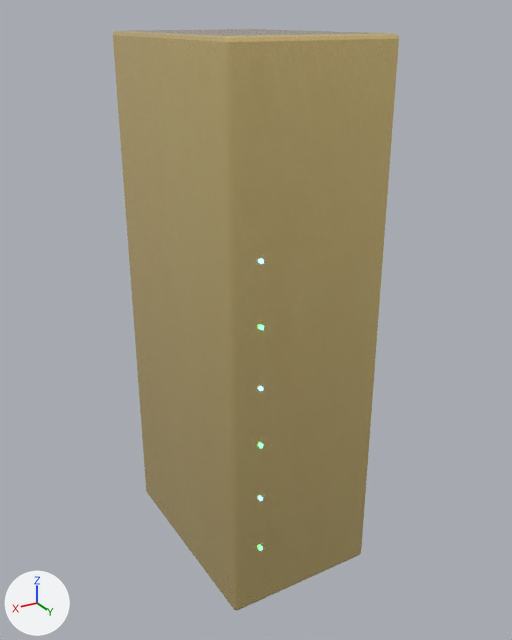
One commit to the glTF model unity/Assets/Art/BlenderBaked/prop-server-rack/mesh_prop-server-rack.glb: the scene before it, then after it.
One viewpoint serves both versions: a 50 mm lens placed at (1.22, 2.1, 1.97), pointed at (-0.02, 0.04, 0.94). Every picture has the same lights, and +X, +Y and +Z are marked at lower left. The first picture is the older version. Vertices at exactly the same position are counted once.

Before the edit, the objects in view are built like this:
```python
mat_m_prop_rack_led_blue = principled_material('M_prop_rack_led_blue')
mat_m_prop_rack_led_blue.base_color = (0.18, 0.45, 0.92)  # blue #76b3f6
mat_m_prop_rack_led_blue.emission_color = (0.196, 0.489, 1.0)  # blue #7abaff
mat_m_prop_rack_led_blue.emission_strength = 3.22
mat_m_prop_rack_led_green = principled_material('M_prop_rack_led_green')
mat_m_prop_rack_led_green.base_color = (0.12, 0.82, 0.38)  # green #61eaa6
mat_m_prop_rack_led_green.emission_color = (0.146, 1.0, 0.463)  # green #6bffb5
mat_m_prop_rack_led_green.emission_strength = 2.87
me_cube = bpy.data.meshes.new('Cube')
me_cube.from_pydata(...)  # 920 vertices, 1758 faces; spans x -0.29..0.29, y -0.41..0.42, z 0.0..1.92
# faces by material slot: [972, 138, 324, 324]
me_cube.materials.append(mat_m_prop_rack_body_dark)
me_cube.materials.append(mat_m_prop_rack_glass)  # greyish blue #768190
me_cube.materials.append(mat_m_prop_rack_led_green)  # green #61eaa6, glowing green #6bffb5
me_cube.materials.append(mat_m_prop_rack_led_blue)  # blue #76b3f6, glowing blue #7abaff
ob_mesh_prop_server_rack = bpy.data.objects.new('mesh_prop-server-rack', me_cube)
ob_mesh_prop_server_rack.location = (0.0, 0.0, 0.0)
```
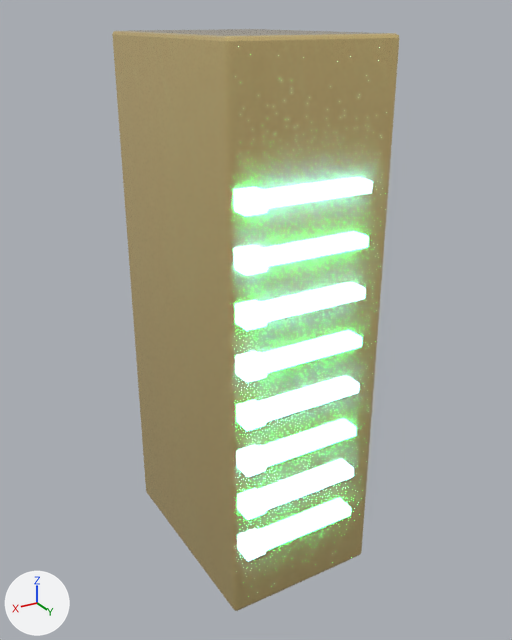
What changed in the scene script:
```text
Change mat_m_prop_rack_led_green:
    mat_m_prop_rack_led_green.emission_color: (0.146, 1.0, 0.463) -> (0.05, 1.0, 0.42)  # green #6bffb5 -> green #3fffad
    mat_m_prop_rack_led_green.emission_strength: 2.87 -> 32.0
Change mat_m_prop_rack_led_blue:
    mat_m_prop_rack_led_blue.emission_strength: 3.22 -> 32.0
Add mat_m_prop_rack_bay:
    mat_m_prop_rack_bay = principled_material('M_prop_rack_bay')
    mat_m_prop_rack_bay.base_color = (0.42, 0.46, 0.52)  # light grey #adb5bf
    mat_m_prop_rack_bay.metallic = 0.62
    mat_m_prop_rack_bay.roughness = 0.32
Add mat_m_prop_rack_slot:
    mat_m_prop_rack_slot = principled_material('M_prop_rack_slot')
    mat_m_prop_rack_slot.base_color = (0.02, 0.022, 0.028)  # black #27292f
    mat_m_prop_rack_slot.roughness = 0.55
Add mat_m_prop_rack_bay_light:
    mat_m_prop_rack_bay_light = principled_material('M_prop_rack_bay_light')
    mat_m_prop_rack_bay_light.base_color = (0.62, 0.66, 0.72)  # light grey #ced4dd
    mat_m_prop_rack_bay_light.metallic = 0.58
    mat_m_prop_rack_bay_light.roughness = 0.28
Change me_cube:
    used by ob_mesh_prop_server_rack; location = (0.0, 0.0, 0.0)
    remove me_cube.from_pydata(...)  # 920 vertices, 1758 faces; spans x -0.29..0.29, y -0.41..0.42, z 0.0..1.92
    add me_cube.from_pydata(...)  # 1432 vertices, 2652 faces; spans x -0.29..0.29, y -0.41..0.45, z 0.0..1.92
    me_cube part 1: a new loose piece, a box spanning x 0.185..0.255, y 0.404..0.444, z 0.422..0.484, in mat_m_prop_rack_led_green (green #3fffad, glowing green #3fffad)
    me_cube part 2: a new loose piece, a box spanning x -0.186..0.186, y 0.406..0.446, z 0.609..0.643, in mat_m_prop_rack_led_green (green #3fffad, glowing green #3fffad)
    me_cube part 3: a new loose piece, a box spanning x 0.185..0.255, y 0.404..0.444, z 0.768..0.83, in mat_m_prop_rack_led_green (green #3fffad, glowing green #3fffad)
    me_cube part 4: a new loose piece, a box spanning x -0.186..0.186, y 0.406..0.446, z 0.955..0.989, in mat_m_prop_rack_led_green (green #3fffad, glowing green #3fffad)
    me_cube part 5: a new loose piece, a box spanning x 0.185..0.255, y 0.404..0.444, z 1.113..1.175, in mat_m_prop_rack_led_green (green #3fffad, glowing green #3fffad)
    me_cube part 6: a new loose piece, a box spanning x 0.185..0.255, y 0.404..0.444, z 1.459..1.521, in mat_m_prop_rack_led_green (green #3fffad, glowing green #3fffad)
    me_cube part 7: 7 loose pieces with 248 vertices, spanning x -0.1..0.19, y 0.27..0.42, z 0.67..1.1, are deleted
    me_cube part 8: 3 vertices moved within x 0.19, y 0.41, z 0.26..1.3; 165 vertices removed from x 0.18..0.19, y 0.41..0.42, z 0.25..1.31; 365 vertices added at x -0.21..0.26, y 0.33..0.45, z 0.25..1.54
    other edits to the shape of me_cube do not show in these pictures
    add me_cube.materials.append(mat_m_prop_rack_slot)  # black #27292f
    add me_cube.materials.append(mat_m_prop_rack_bay_light)  # light grey #ced4dd
    add me_cube.materials.append(mat_m_prop_rack_bay)  # light grey #adb5bf
```

Where the change shows, as pixel boxes (x1, y1, x2, y2) in the pictures (512 x 640 px):
'mesh_prop-server-rack', recoloured, surface changed, reshaped (lighter)
    before: (113, 29, 399, 610)
    after: (112, 29, 399, 611)
part 1 of me_cube, added
    after: (242, 493, 266, 520)
part 2 of me_cube, added
    after: (264, 423, 356, 467)
part 3 of me_cube, added
    after: (242, 404, 266, 431)
part 4 of me_cube, added
    after: (266, 334, 362, 373)
part 5 of me_cube, added
    after: (241, 303, 267, 331)
part 6 of me_cube, added
    after: (240, 189, 268, 216)
part 7 of me_cube, deleted
    before: (259, 325, 264, 448)
part 8 of me_cube, built on
    before: (259, 259, 264, 550)
    after: (240, 179, 372, 561)
